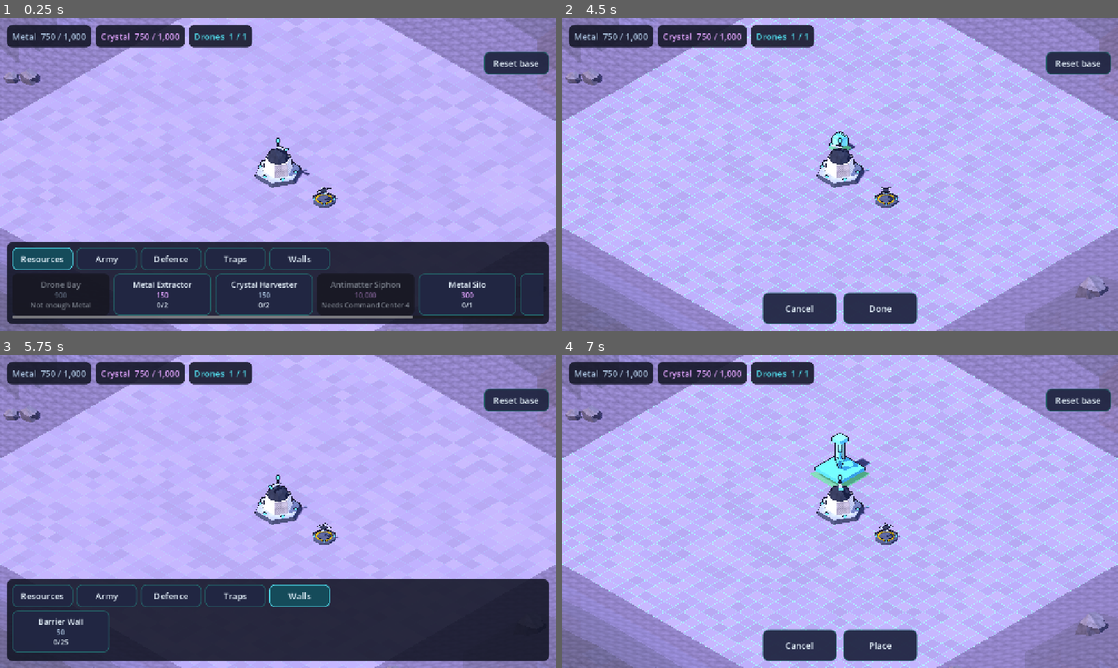
Above: before the commit, frames 1-4 (two rows, left to right).
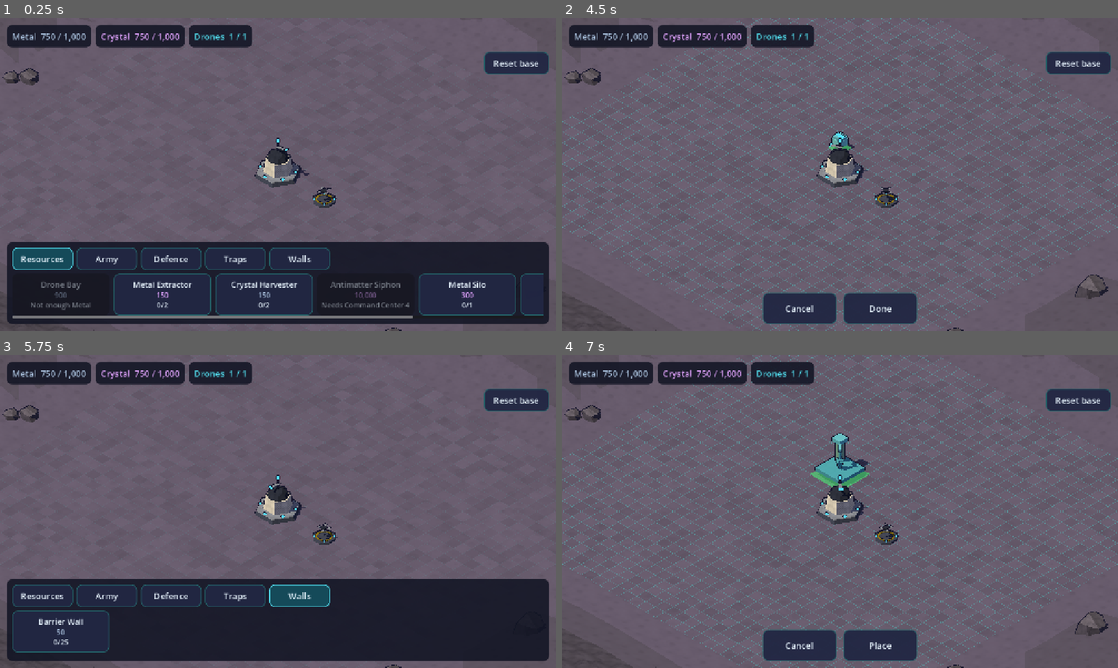
Above: after the commit, the same moments.

Repository: tarnan3751/space-game
Game: Godot game, scene res://scenes/main.tscn
Same seed, same stepped clock (60 frames per second), same inputs: the game is played once before the commit and once after it.
Inputs (mouse positions are in pixels of both pictures, inside the frame that each line leads up to):
- Up to frame 1 (0.25 s): no input
- Up to frame 2 (4.5 s): click "Resources" at 0.5 s; click "Army" at 1.25 s; click "Defence" at 2 s; click "Traps" at 2.75 s; click "Walls" at 3.5 s; click (623, 293) at 4.27 s
- Up to frame 3 (5.75 s): click "Done" at 5 s
- Up to frame 4 (7 s): click "Resources" at 5.75 s; click (723, 630) at 6.52 s

The runs differ from the first frame. In frame 1, 71% of the frame differs, in the area x 0-100%, y 0-100%; in frame 2, 94%; in frame 3, 71%; in frame 4, 94%.

Commit message:
Light the base in the comic style and shade the ground and scenery
The environment becomes deep space (0D0B1A) behind a cool ambient (8C8CFF at 0.35) and a
linear tonemapper, which keeps the accent colours as picked where filmic desaturated
them. The cool fill light goes: one warm key light (FFF4E0, energy 1.0, same angle) casts
a hard single-split ORTHOGONAL shadow, and project.godot sets the directional shadow map
to 2048 with no soft filtering.

The Compatibility renderer adds the shadowed key light in its own pass, already in sRGB,
on top of the ambient and the emission. Measured on flat boxes, the ambient added that
way lifted the shadow band of hull light to (0.54, 0.52, 0.73) against the art style's
(0.39, 0.39, 0.45) and washed every band blue, and no band value could take it back. So the
toon and ground shaders set ambient_light_disabled and light() carries the whole lit
colour, with the bands set from the art style's tones: lit 1.0, mid 0.78, shadow 0.55 in
the cool tint, as sRGB ratios of the albedo, which now hold for every tint (measured lit
0.95, mid 0.74, shadow 0.40 to 0.49 of the tint, warm to cool). The halftone takes 0.12 of
the shadow band's tone.

The ground keeps its grid, cell tone and placing highlight and takes the kit's regolith
layer, sampled twice at different scales and angles so no cell repeats its neighbour,
under the same light. The terrain ring reads as quiet dust with rocky ridges: its lower
bands take the regolith layer at a large scale (a craterlet about every two cells), and
only the two highest bands and the crater floors the rock layer, so its ink cracks show
only where the ground is steep. The rocks get their outline instance, casting no shadow.

Diff:
--- a/project.godot
+++ b/project.godot
@@ -38,3 +38,5 @@
 renderer/rendering_method="gl_compatibility"
 renderer/rendering_method.mobile="gl_compatibility"
 textures/vram_compression/import_etc2_astc=true
+lights_and_shadows/directional_shadow/size=2048
+lights_and_shadows/directional_shadow/soft_shadow_filter_quality=0
--- a/src/game/base_view.gd
+++ b/src/game/base_view.gd
@@ -5,7 +5,8 @@
 ## unit, grid centred on the origin, cell (x, y) maps to world (x, z).
 ##
 ## The terrain and the rocks are generated from SCENERY_SEED, so every player's base sits in
-## the same landscape. Each is one mesh painted from the material kit's rock layer.
+## the same landscape. Each is one mesh painted from the material kit (the terrain mostly its
+## regolith, the rocks its rock layer); the rocks also have their ink outline.
 
 const GROUND_SHADER := preload("res://src/game/ground.gdshader")
 const SCENERY_SEED := 7
@@ -19,16 +20,24 @@
 const NOISE_CELL := 7.0
 const NOISE_SIZE := 24
 const ROCK_COUNT := 40
-
-## The terrain's faces by height band, from the crater floors up: flat, and not outlined (its
-## relief shows in the bands).
-static var TERRAIN_CRATER := Surf.make(MaterialKit.Layer.ROCK, MaterialKit.CRATER, 1.0, Surf.LIT, false, false)
-static var TERRAIN_LOW := Surf.make(MaterialKit.Layer.ROCK, MaterialKit.GROUND, 1.0, Surf.LIT, false, false)
-static var TERRAIN_MID := Surf.make(MaterialKit.Layer.ROCK, MaterialKit.GROUND.lerp(MaterialKit.ROCK, 0.5),
-	1.0, Surf.LIT, false, false)
-static var TERRAIN_HIGH := Surf.make(MaterialKit.Layer.ROCK, MaterialKit.ROCK, 1.0, Surf.LIT, false, false)
-static var TERRAIN_PEAK := Surf.make(MaterialKit.Layer.ROCK, MaterialKit.ROCK.darkened(0.15), 1.0, Surf.LIT,
+## Texture repeats per world unit on the terrain: the dust large (a craterlet about every two
+## cells), the rock grain finer.
+const TERRAIN_DUST_UV := 0.3
+const TERRAIN_ROCK_UV := 0.5
+
+## The terrain's faces by height band, from the crater floors up: flat and not outlined (its
+## relief shows in the bands). The ring reads as quiet dust on the regolith layer, with the rock
+## layer's grain and cracks only on the two highest bands and in the craters.
+static var TERRAIN_CRATER := Surf.make(MaterialKit.Layer.ROCK, MaterialKit.CRATER, TERRAIN_ROCK_UV, Surf.LIT,
 	false, false)
+static var TERRAIN_LOW := Surf.make(MaterialKit.Layer.REGOLITH, MaterialKit.GROUND, TERRAIN_DUST_UV, Surf.LIT,
+	false, false)
+static var TERRAIN_MID := Surf.make(MaterialKit.Layer.REGOLITH, MaterialKit.GROUND.lerp(MaterialKit.ROCK, 0.5),
+	TERRAIN_DUST_UV, Surf.LIT, false, false)
+static var TERRAIN_HIGH := Surf.make(MaterialKit.Layer.ROCK, MaterialKit.ROCK, TERRAIN_ROCK_UV, Surf.LIT,
+	false, false)
+static var TERRAIN_PEAK := Surf.make(MaterialKit.Layer.ROCK, MaterialKit.ROCK.darkened(0.15), TERRAIN_ROCK_UV,
+	Surf.LIT, false, false)
 ## The rocks' sides and tops, outlined.
 static var ROCK_SIDE := Surf.make(MaterialKit.Layer.ROCK, MaterialKit.ROCK)
 static var ROCK_TOP := Surf.make(MaterialKit.Layer.ROCK, MaterialKit.ROCK_LIT)
@@ -129,6 +138,8 @@
 	_ground_material.shader = GROUND_SHADER
 	_ground_material.set_shader_parameter("grid_size", Vector2(grid_size))
 	_ground_material.set_shader_parameter("base_color", MaterialKit.GROUND)
+	_ground_material.set_shader_parameter("kit", MaterialKit.texture())
+	_ground_material.set_shader_parameter("layer", float(MaterialKit.Layer.REGOLITH))
 	_ground_material.set_shader_parameter("line_strength", GRID_LINES)
 	var plane := PlaneMesh.new()
 	plane.size = Vector2(grid_size)
@@ -201,6 +212,10 @@
 	var rocks := MeshInstance3D.new()
 	rocks.mesh = mesh.to_mesh()
 	add_child(rocks)
+	var outline := MeshInstance3D.new()
+	outline.mesh = mesh.to_outline_mesh()
+	outline.cast_shadow = GeometryInstance3D.SHADOW_CASTING_SETTING_OFF
+	add_child(outline)
 
 
 ## One rock: a jittered ring on the ground, a narrower one above it and an off-centre peak.
--- a/src/game/ground.gdshader
+++ b/src/game/ground.gdshader
@@ -1,11 +1,18 @@
 shader_type spatial;
+render_mode ambient_light_disabled;
 
-// Buildable ground: regolith with a slight tone variation per cell, and a cell grid that is
-// faint by default and brighter while placing (BaseView.set_grid_highlight sets
-// line_strength). Cells are 1 world unit; the plane is centred on 0. base_color is the
-// ground tint of the material kit (MaterialKit.GROUND), as on the terrain around it.
+// Buildable ground: the material kit's regolith layer in the ground tint, a slight tone
+// variation per cell, and a cell grid that is faint by default and brighter while placing
+// (BaseView.set_grid_highlight sets line_strength), all under the comic style's light
+// (toon_common): the three bands, the halftone in the shadow band. Cells are 1 world unit; the
+// plane is centred on 0. base_color is the ground tint (MaterialKit.GROUND), as on the terrain
+// around it; BaseView sets kit and layer from MaterialKit.
 
-uniform vec4 base_color : source_color = vec4(0.29, 0.26, 0.35, 1.0);
+#include "res://src/game/toon_common.gdshaderinc"
+
+uniform sampler2DArray kit : source_color, filter_linear_mipmap, repeat_enable;
+uniform float layer = 15.0;
+uniform vec4 base_color : source_color = vec4(0.43, 0.4, 0.52, 1.0);
 uniform vec4 line_color : source_color = vec4(0.31, 0.84, 0.9, 1.0);
 uniform vec2 grid_size = vec2(40.0, 40.0);
 uniform float line_width = 0.04;
@@ -28,7 +35,11 @@
 	vec2 cell = world_pos.xz + grid_size * 0.5;
 	vec2 to_line = abs(fract(cell - 0.5) - 0.5);
 	float line = 1.0 - smoothstep(0.0, line_width, min(to_line.x, to_line.y));
-	vec3 ground = base_color.rgb * (0.95 + 0.1 * cell_tone(floor(cell)));
+	// Two samples at different scales and angles, so no cell repeats its neighbour's dust.
+	vec2 turned = mat2(vec2(0.8, 0.6), vec2(-0.6, 0.8)) * cell;
+	vec3 regolith = 0.5 * (texture(kit, vec3(cell * 0.25, layer)).rgb + texture(kit, vec3(turned * 0.14, layer)).rgb);
+	vec3 ground = regolith * base_color.rgb * (0.95 + 0.1 * cell_tone(floor(cell)));
 	ALBEDO = mix(ground, line_color.rgb, line * line_strength);
+	SPECULAR = 0.0;
 	ROUGHNESS = 1.0;
 }
--- a/src/game/main.gd
+++ b/src/game/main.gd
@@ -163,29 +163,27 @@
 	return DEFAULT_SAVE_PATH
 
 
+## The comic style's light (docs/reference/art-style.md, **Light and shading**): deep space
+## behind, a cool ambient for the sides the sun misses, and one warm key light whose hard,
+## single-split shadow the toon shader quantises into its shadow band. Linear tonemapping, so the
+## accent colours come out as picked.
 func _build_environment() -> void:
 	var environment := Environment.new()
 	environment.background_mode = Environment.BG_COLOR
-	environment.background_color = Color("07060f")
+	environment.background_color = MaterialKit.SPACE
 	environment.ambient_light_source = Environment.AMBIENT_SOURCE_COLOR
-	environment.ambient_light_color = Color("8a86b8")
-	environment.ambient_light_energy = 0.55
-	environment.tonemap_mode = Environment.TONE_MAPPER_FILMIC
+	environment.ambient_light_color = MaterialKit.AMBIENT
+	environment.ambient_light_energy = 0.35
+	environment.tonemap_mode = Environment.TONE_MAPPER_LINEAR
 	var world_environment := WorldEnvironment.new()
 	world_environment.environment = environment
 	add_child(world_environment)
 
 	var sun := DirectionalLight3D.new()
 	sun.rotation_degrees = Vector3(-55.0, -30.0, 0.0)
-	sun.light_color = Color("fff1dc")
-	sun.light_energy = 1.1
+	sun.light_color = MaterialKit.SUN
+	sun.light_energy = 1.0
 	sun.shadow_enabled = true
+	sun.directional_shadow_mode = DirectionalLight3D.SHADOW_ORTHOGONAL
 	sun.directional_shadow_max_distance = 80.0
 	add_child(sun)
-
-	# Cool fill from the other side, like light bouncing off a nearby planet.
-	var fill := DirectionalLight3D.new()
-	fill.rotation_degrees = Vector3(-25.0, 150.0, 0.0)
-	fill.light_color = Color("5fa8ff")
-	fill.light_energy = 0.35
-	add_child(fill)
--- a/src/game/toon.gdshader
+++ b/src/game/toon.gdshader
@@ -1,4 +1,5 @@
 shader_type spatial;
+render_mode ambient_light_disabled;
 
 // The body of every kit mesh (MaterialKit.toon): the layer of the kit each vertex names in
 // UV2.x, multiplied by its tint (the vertex colour, stored sRGB; the renderer hands it to the
Not shown, changed: src/game/toon_common.gdshaderinc
